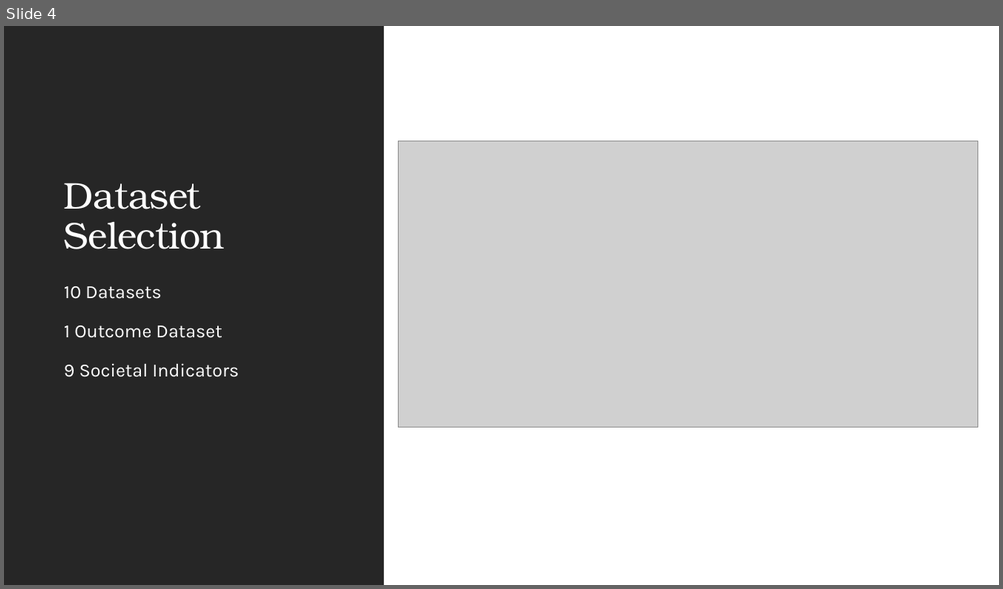
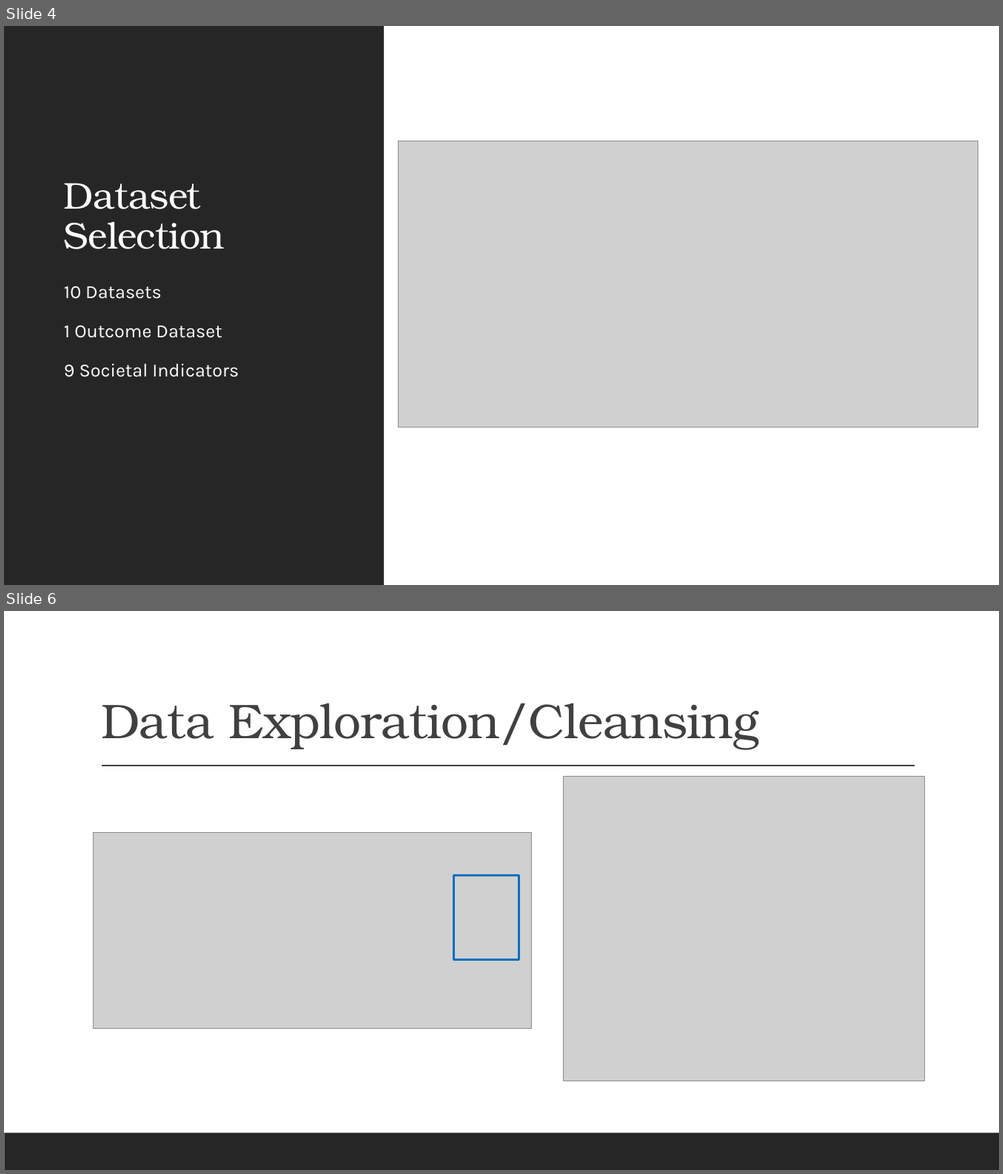
Before and after one commit to pkorat/World-Life-Expectancy-Analysis, a slide deck: Bulldogs – Project 1 Presentation.pptx. Shown one above the other, each under a label of ours: slide 4 before the commit, slides 4 and 6 after it; the slides between them are not shown. The pictures are 1003x589 and 1003x1174 pixels, drawn with LibreOffice and Linux fonts; fonts in the diff are those of the drawing; grey boxes stand for pictures. Boxes give left, top, right and bottom in pixels: in the first picture for what was removed or moved away, otherwise in the second. Text is boxed around its words. In the diff, an @@ line names an element or a change of style, - is before the commit and + after.

```diff
--- a/Bulldogs – Project 1 Presentation.pptx
+++ b/Bulldogs – Project 1 Presentation.pptx
@@ slide 6 added at (4,611,999,1170), background #FFFFFF @@
@@ title added at (101,703,759,750), 47 pt, text #404040 @@
+Data Exploration/Cleansing
@@ line added from (102, 766) to (915, 766), #404040 1 pt @@
@@ picture added at (563,777,925,1082) @@
@@ picture added at (94,832,532,1029) @@
@@ rectangle added at (454,876,520,960), outline #0070C0 2.25 pt @@
@@ rectangle added at (4,1133,999,1170), fill #262626 @@
```
Also in this commit, not shown: 5 other slides added, 1 slide removed.
